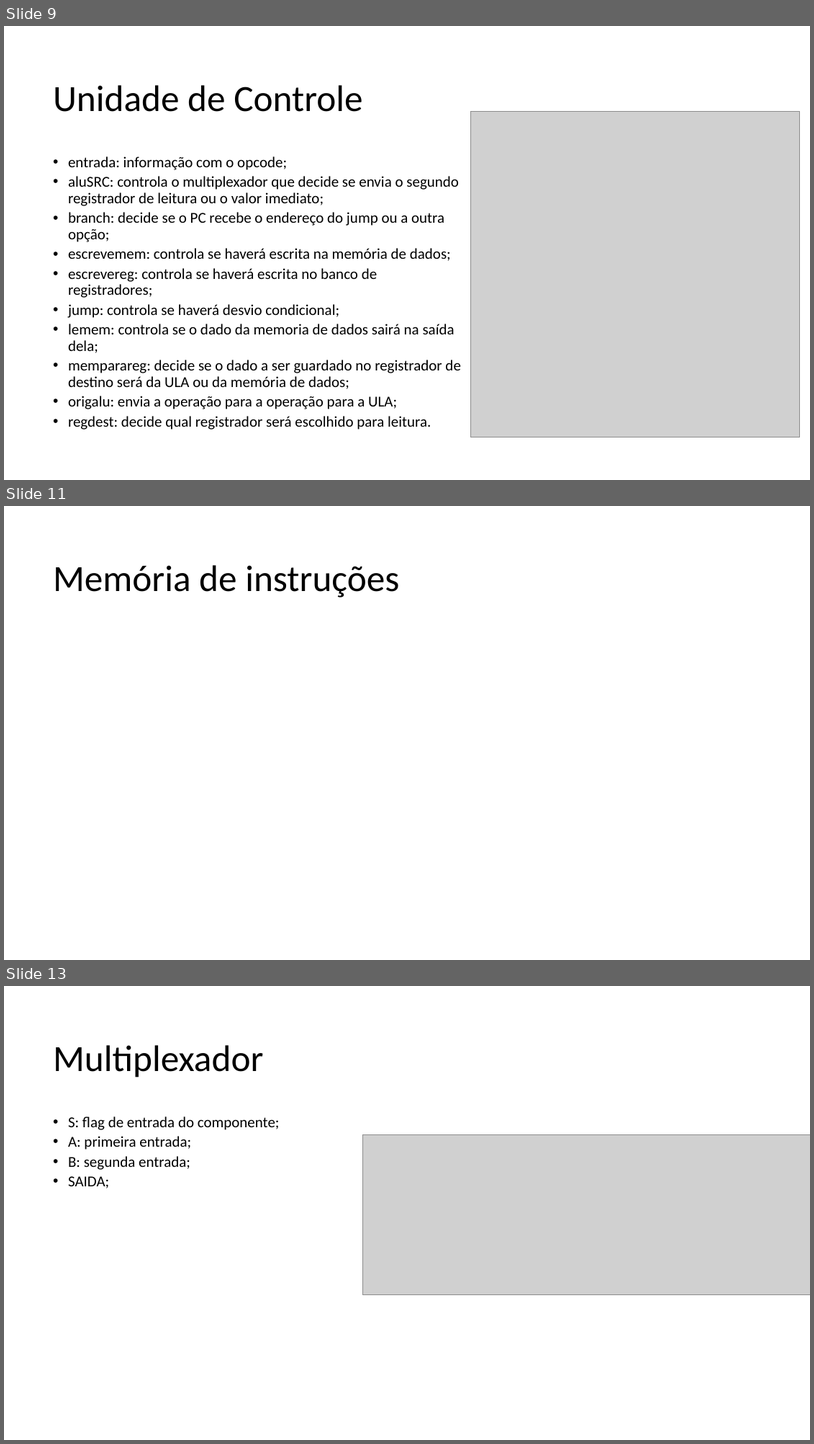
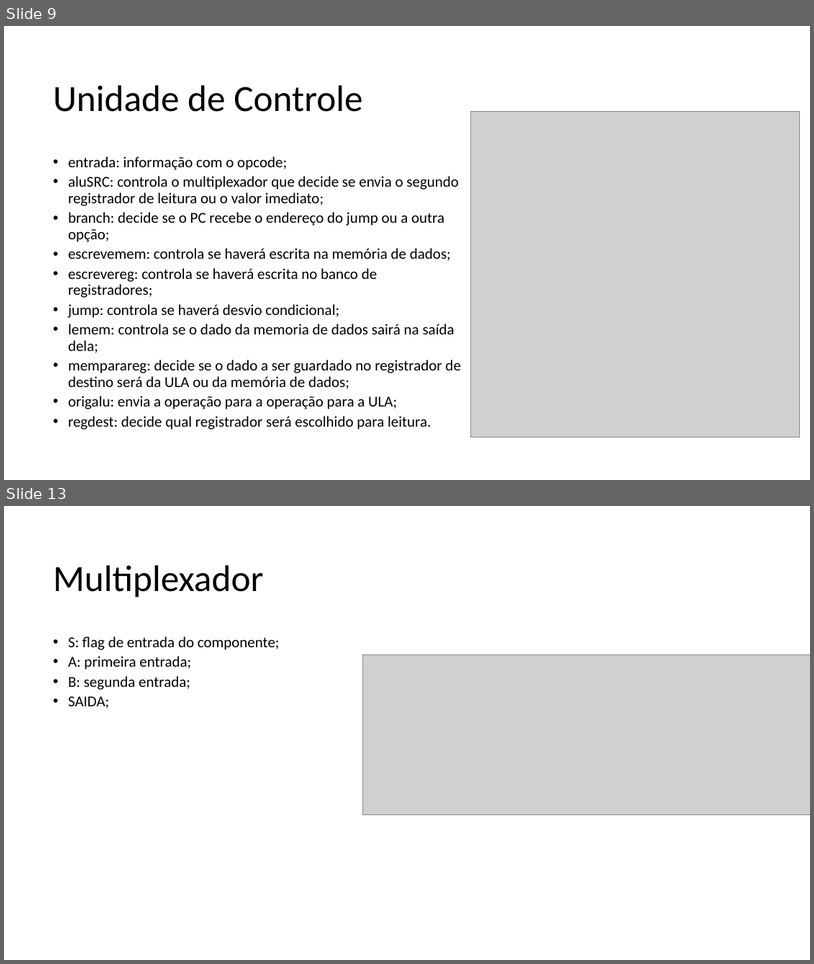
Before and after one commit to ArcanjoGabriel42/Final_Judgment_Processor, a slide deck: Luigi/Processador Uniciclo 16 bits.pptx. Shown one above the other, each under a label of ours: slides 9, 11 and 13 before the commit, slides 9 and 13 after it; the slides between them are not shown. The pictures are 814x1444 and 814x964 pixels, drawn with LibreOffice and Linux fonts; fonts in the diff are those of the drawing; grey boxes stand for pictures. Boxes give left, top, right and bottom in pixels: in the first picture for what was removed or moved away, otherwise in the second. Text is boxed around its words. In the diff, an @@ line names an element or a change of style, - is before the commit and + after.

```diff
--- a/Luigi/Processador Uniciclo 16 bits.pptx
+++ b/Luigi/Processador Uniciclo 16 bits.pptx
@@ slide 11 removed at [4, 506, 810, 960], background #FFFFFF @@
@@ title removed at [53, 565, 399, 597] @@
-Memória de instruções
```
Also in this commit, not shown: 2 slides changed, 1 slide added, 1 other file.
